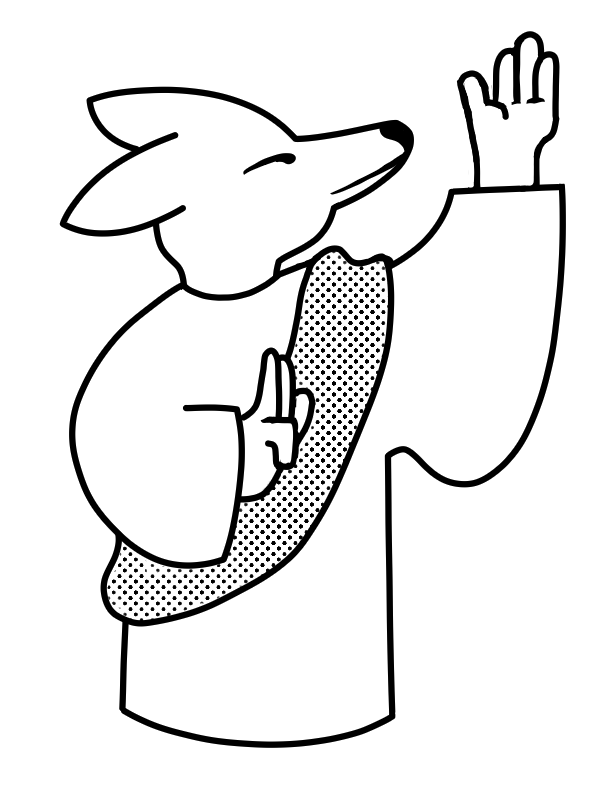
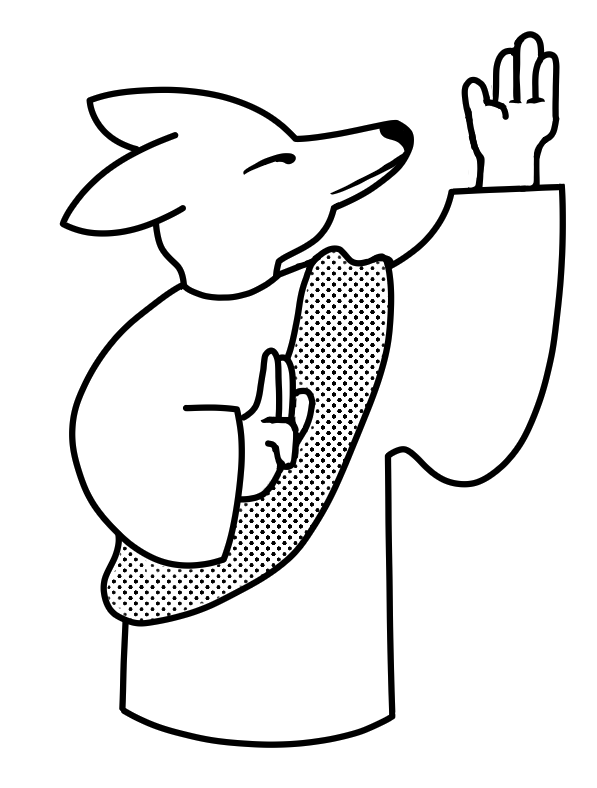
The second 597 x 788 image is a revision of the first. Changes to its layers:
painted on "Paint Layer 3" over bbox(272, 70, 522, 470)
painted on "Paint Layer 2" over bbox(272, 70, 522, 470)
